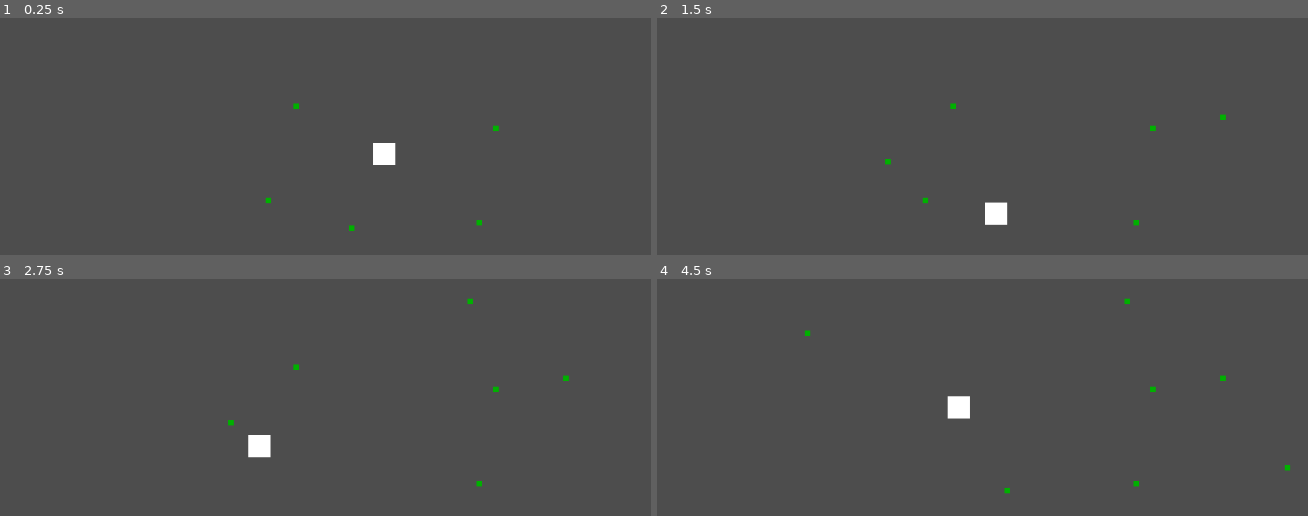
Above: before the commit, frames 1-4 (two rows, left to right).
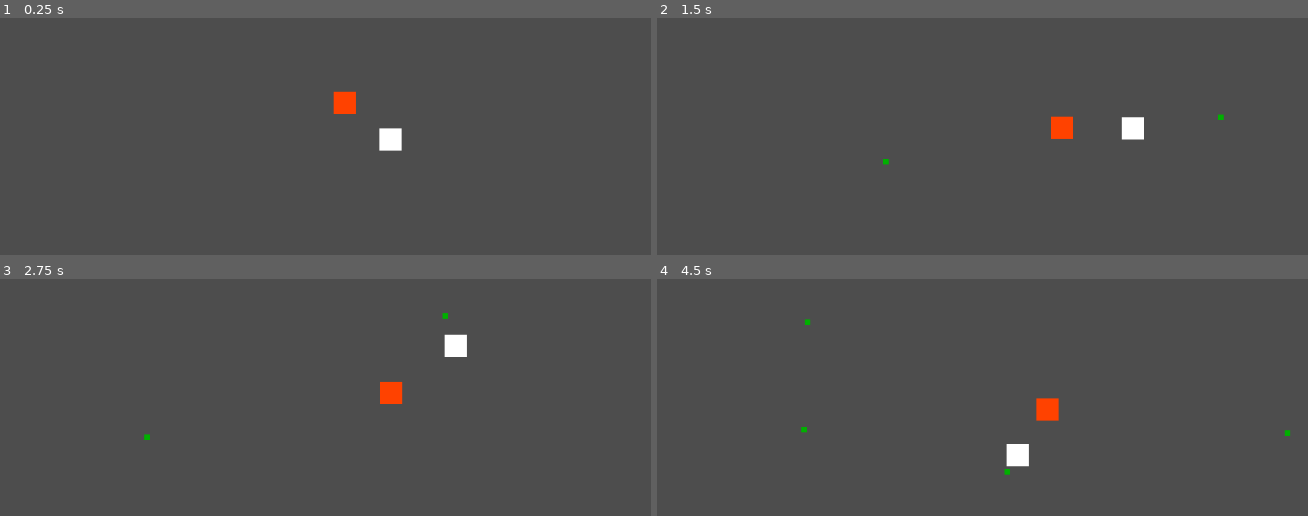
Above: after the commit, the same moments.

Repository: FroglightInteractive/point_and_click_survival_game
Game: Godot game, scene res://main.tscn
Same seed, same stepped clock (60 frames per second), same inputs: the game is played once before the commit and once after it.
Inputs (mouse positions are in pixels of both pictures, inside the frame that each line leads up to):
- Up to frame 1 (0.25 s): no input
- Up to frame 2 (1.5 s): move the mouse to (1223, 117) at 0.52 s; click (1223, 117) at 0.6 s; move the mouse to (884, 162) at 1.27 s; click (884, 162) at 1.35 s
- Up to frame 3 (2.75 s): move the mouse to (468, 302) at 2.02 s; click (468, 302) at 2.1 s
- Up to frame 4 (4.5 s): move the mouse to (1008, 489) at 2.77 s; click (1008, 489) at 2.85 s; move the mouse to (1288, 468) at 3.52 s; click (1288, 468) at 3.6 s; move the mouse to (806, 333) at 4.27 s; click (806, 333) at 4.35 s

The runs differ from the first frame. In frame 1, 1.0% of the frame differs, in the area x 40-77%, y 30-90%; in frame 2, 1.1%; in frame 3, 1.2%; in frame 4, 1.3%, in the area x 22-98%, y 8-91%.

Commit message:
added enemy

Diff:
--- a/Character/character.gd
+++ b/Character/character.gd
@@ -3,7 +3,7 @@
 @onready var food_container: Node2D = $"../FoodContainer"
 
 @export var target: Node2D
-@export var speed: float = 100.0
+@export var speed: float = 150.0
 @export var acceleration: float = 25.0
 
 var score: int = 0
--- /dev/null
+++ b/Enemy/enemy.gd
@@ -0,0 +1,18 @@
+extends CharacterBody2D
+
+@export var target: Node2D
+@export var speed: float = 80.0
+@export var acceleration: float = 25.0
+
+
+func _ready() -> void:
+    target = $"../Character"
+
+
+func _physics_process(delta: float) -> void:
+    if target:
+        velocity = lerp(velocity, global_position.direction_to(target.global_position) * speed, acceleration * delta)
+    else:
+        velocity = lerp(velocity, Vector2.ZERO, acceleration * delta)
+
+    move_and_slide()
--- /dev/null
+++ b/Enemy/enemy.tscn
@@ -0,0 +1,29 @@
+[gd_scene load_steps=5 format=3 uid="uid://clundngom7gvo"]
+
+[ext_resource type="Script" uid="uid://do1m82mudxdet" path="res://Enemy/enemy.gd" id="1_2pb1h"]
+
+[sub_resource type="QuadMesh" id="QuadMesh_xjnqo"]
+size = Vector2(32, 32)
+
+[sub_resource type="RectangleShape2D" id="RectangleShape2D_2pb1h"]
+size = Vector2(32, 32)
+
+[sub_resource type="RectangleShape2D" id="RectangleShape2D_xjnqo"]
+size = Vector2(32, 32)
+
+[node name="Enemy" type="CharacterBody2D"]
+collision_layer = 2
+collision_mask = 2
+script = ExtResource("1_2pb1h")
+
+[node name="MeshInstance2D" type="MeshInstance2D" parent="."]
+modulate = Color(1, 0.25882354, 0, 1)
+mesh = SubResource("QuadMesh_xjnqo")
+
+[node name="CollisionShape2D" type="CollisionShape2D" parent="."]
+shape = SubResource("RectangleShape2D_2pb1h")
+
+[node name="Area2D" type="Area2D" parent="."]
+
+[node name="CollisionShape2D" type="CollisionShape2D" parent="Area2D"]
+shape = SubResource("RectangleShape2D_xjnqo")
--- a/main.tscn
+++ b/main.tscn
@@ -2,30 +2,23 @@
 
 [ext_resource type="Script" uid="uid://rry13eh55yfh" path="res://main.gd" id="1_h2yge"]
 [ext_resource type="PackedScene" uid="uid://dd5qonjpaaq6l" path="res://Character/character.tscn" id="1_ig7tw"]
-[ext_resource type="PackedScene" uid="uid://d1ld3hwvdmh3h" path="res://Food/food.tscn" id="2_0xm2m"]
+[ext_resource type="PackedScene" uid="uid://clundngom7gvo" path="res://Enemy/enemy.tscn" id="3_h2yge"]
 
 [node name="Main" type="Node2D"]
 script = ExtResource("1_h2yge")
 
 [node name="Character" parent="." instance=ExtResource("1_ig7tw")]
 
-[node name="Camera2D" type="Camera2D" parent="."]
+[node name="Camera2D" type="Camera2D" parent="Character"]
+position_smoothing_enabled = true
+position_smoothing_speed = 7.5
+drag_horizontal_enabled = true
+drag_vertical_enabled = true
+editor_draw_drag_margin = true
 
 [node name="FoodContainer" type="Node2D" parent="."]
 
-[node name="Food" parent="FoodContainer" instance=ExtResource("2_0xm2m")]
-position = Vector2(-136, -48)
+[node name="CursorPos" type="Node2D" parent="."]
 
-[node name="Food2" parent="FoodContainer" instance=ExtResource("2_0xm2m")]
-position = Vector2(152, -16)
-
-[node name="Food3" parent="FoodContainer" instance=ExtResource("2_0xm2m")]
-position = Vector2(128, 120)
-
-[node name="Food4" parent="FoodContainer" instance=ExtResource("2_0xm2m")]
-position = Vector2(-56, 128)
-
-[node name="Food5" parent="FoodContainer" instance=ExtResource("2_0xm2m")]
-position = Vector2(-176, 88)
-
-[node name="CursorPos" type="Node2D" parent="."]
+[node name="Enemy" parent="." instance=ExtResource("3_h2yge")]
+position = Vector2(-80, -64)
Not shown, added: Enemy/enemy.gd.uid
